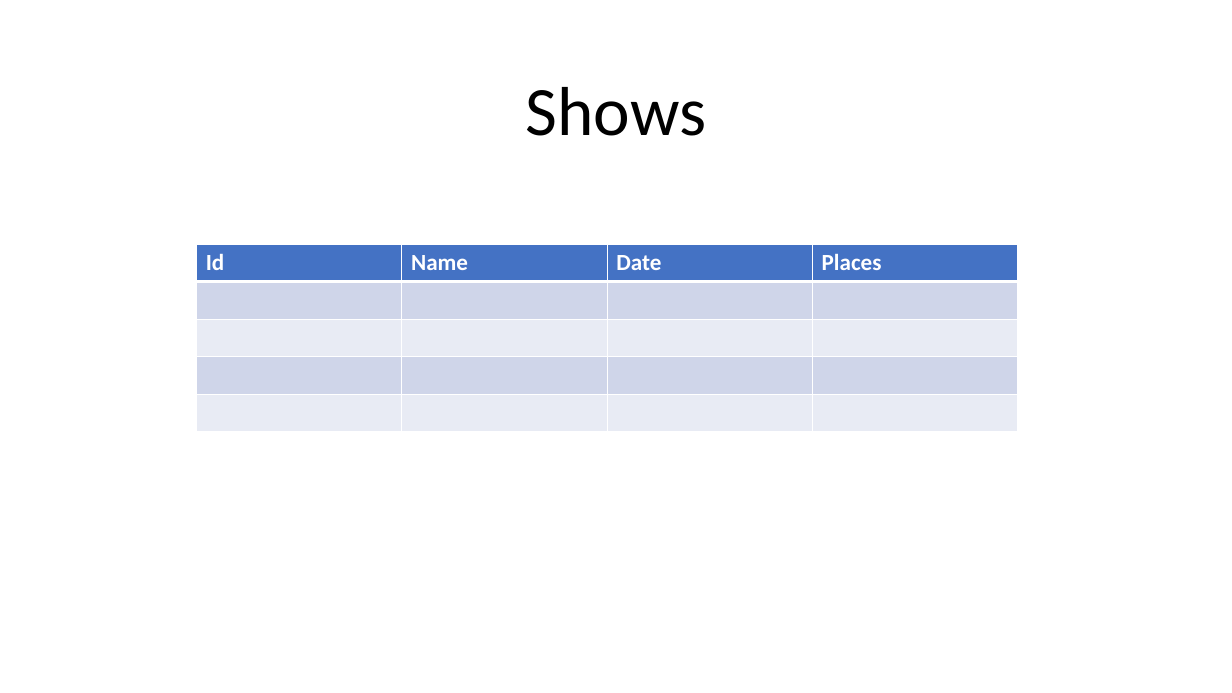
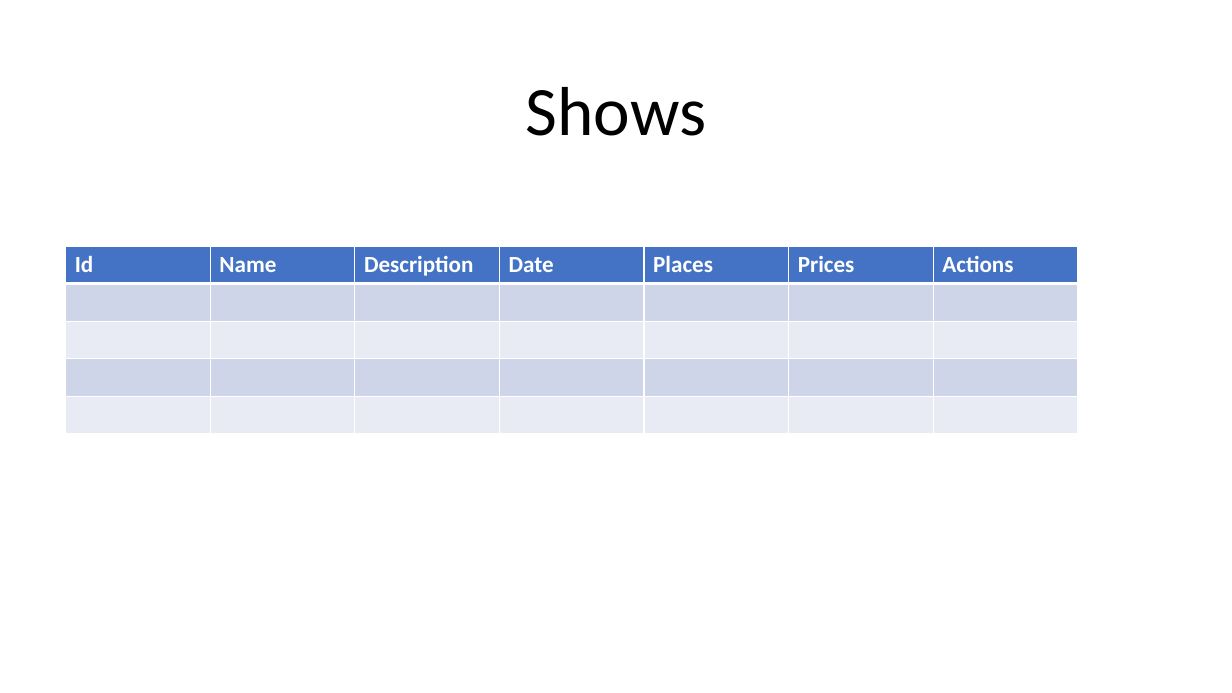
Before and after one commit to Azkron/ReservationManager, a slide deck: slide 1 of SCREENS.pptx. Drawn at 1232x693 pixels with LibreOffice and Linux fonts; fonts in the diff are those of the drawing. Boxes give left, top, right and bottom in pixels: in the first picture for what was removed or moved away, otherwise in the second. Text is boxed around its words. In the diff, an @@ line names an element or a change of style, - is before the commit and + after.

```diff
--- a/SCREENS.pptx
+++ b/SCREENS.pptx
@@ table at <box>66,247,1081,434</box> @@
+column 3: Description |  |  |  | 
+column 6: Prices |  |  |  | 
+column 7: Actions |  |  |  | 
@@ table: place and size @@
-table at <box>197,244,1018,432</box>
+table at <box>66,247,1081,434</box>
```
Also in this commit, not shown: 1 other slide changed, 11 other files.
